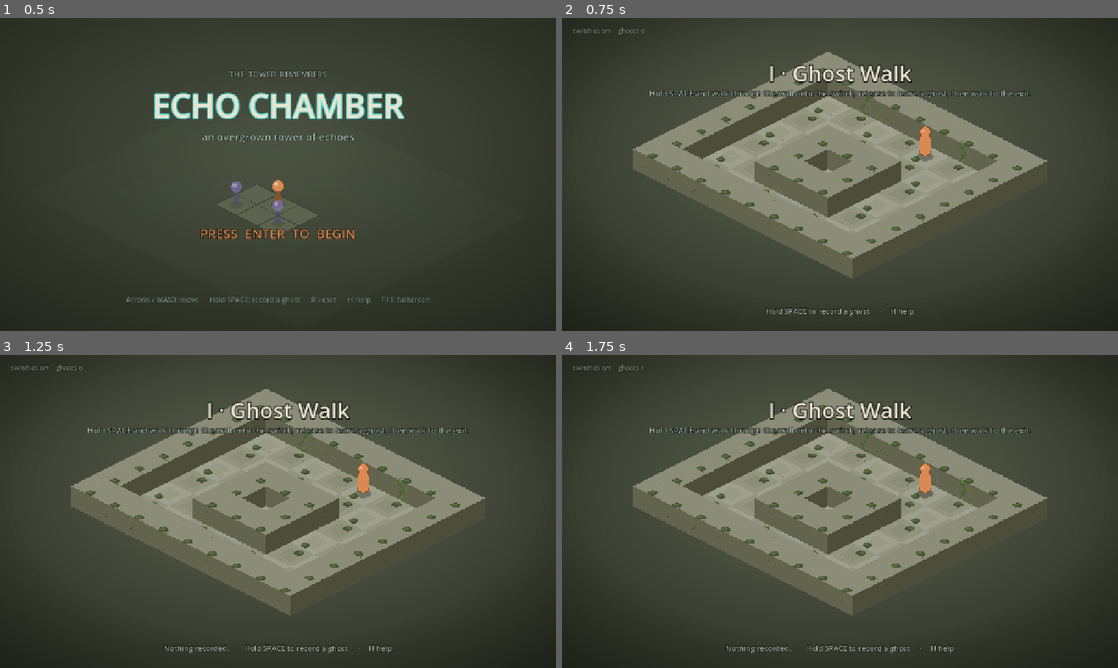
Above: before the commit, frames 1-4 (two rows, left to right).
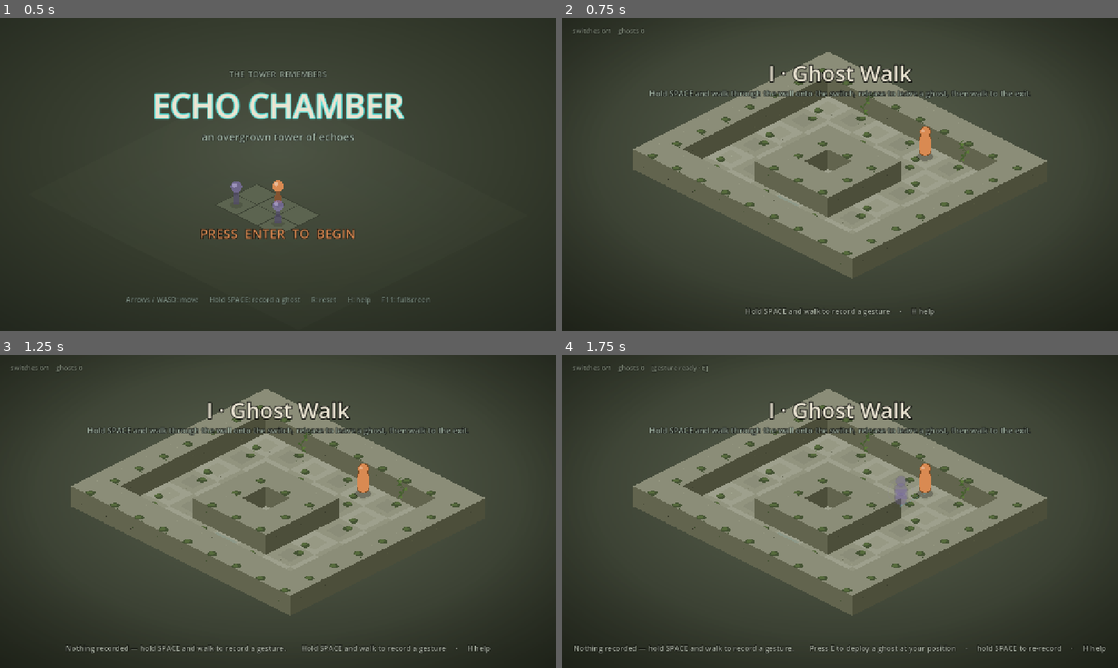
Above: after the commit, the same moments.

Repository: Hkattelu/echo-chamber
Game: Godot game, scene res://start_screen.tscn
The game is run twice, just before and just after one commit, with the same random seed, the same clock (stepped at 60 frames per second) and the same inputs.
Inputs (mouse positions are in pixels of both pictures, inside the frame that each line leads up to):
- Up to frame 1 (0.5 s): no input
- Up to frame 2 (0.75 s): tap Enter at 0.5 s; move the mouse to (962, 158) at 0.52 s; hold Right from 0.53 s (still down); tap E at 0.6 s; click (962, 158) at 0.67 s
- Up to frame 3 (1.25 s): keep holding Right; tap Space at 0.77 s
- Up to frame 4 (1.75 s): tap Space at 1.25, 1.52 s; move the mouse to (728, 527) at 1.27 s; release Right at 1.28 s; hold Down from 1.28 s (still down); tap E at 1.35 s; click (728, 527) at 1.42 s

Frame 1 is identical in both runs. In frame 2, 0.3% of the frame differs, in the area x 33-67%, y 92-96%; in frame 3, 0.7%; in frame 4, 0.9%, in the area x 2-98%, y 3-96%.

Commit message:
Decouple record from deploy: record banks a clipboard, E deploys a ghost
RECORD (hold SPACE) now only banks the recorded walk into a reusable
clipboard (gesture_deltas) as relative deltas and snaps you back — it no
longer spawns a ghost. A new DEPLOY key (E) stamps a ghost at the player's
CURRENT cell tracing the clipboard shape from there; deploying does not
consume the clipboard, so you can stamp the same shape from many spots, and
re-recording replaces it. This fixes the prior no-op feel where record+bank+
deploy all happened at the same instant (anchor always == record start).

- gesture_deltas clipboard var; _end_record fills it (no echoes append);
  new _deploy() appends {anchor=player_cell, deltas=dup, start_tick=tick}.
- E wired into _unhandled_key_input (PLAY only); no clash with WASD/etc.
- Clipboard persists across death/reset, cleared only on load_level.
- HUD/help teach the two-step model; "gesture ready" status + E hint.
- Faint deploy preview (dotted shape + ghost silhouette) at current cell.
- All 4 levels re-verified solvable under the new model via headless harness;
  multi-switch levels stamp ONE recorded shape from several positions (no
  layout changes needed). CLAUDE.md updated to match (now canonical).

Co-Authored-By: Claude Opus 4.7 <noreply@anthropic.com>

Diff:
--- a/scripts/Main.gd
+++ b/scripts/Main.gd
@@ -2,11 +2,17 @@
 ## ECHO CHAMBER — 2D isometric temporal-puzzle prototype.
 ## Worn overgrown-tower look; "motion record" mechanic.
 ##
-## Turn-based, deterministic lockstep. HOLD SPACE to record a ghost: while held you walk
-## (through walls — you are phasing), each step recorded. RELEASE to bank the ghost and snap
-## back to start; it replays your exact path in lockstep with your future moves. Stack ghosts
-## to hold switches simultaneously; the exit opens when all switches are held — then walk onto
-## it. When NOT recording you are solid: walls block you and spike pits kill you.
+## Turn-based, deterministic lockstep. Two-step "record then deploy" model:
+##   1. HOLD SPACE to RECORD a gesture: while held you walk (through walls — you are phasing),
+##      each step recorded as a relative shape. RELEASE to BANK that shape into a reusable
+##      clipboard (gesture_deltas) and snap back — this does NOT spawn a ghost. Re-recording
+##      replaces the clipboard.
+##   2. Walk anywhere, then press E (deploy/echo) to STAMP a ghost at your CURRENT cell that
+##      traces the recorded shape from there. Deploying does NOT consume the clipboard — stamp
+##      the same shape from as many positions as you like.
+## Ghosts replay in lockstep with your future moves and freeze on their last step (holding a
+## switch). Stack ghosts to hold switches simultaneously; the exit opens when all switches are
+## held — then walk onto it. When NOT recording you are solid: walls block, spike pits kill.
 
 # ---- Tunable game-feel knobs ----
 @export var tile_w: int = 112
@@ -146,6 +152,9 @@
 var player_cell := Vector2i.ZERO
 var rec_anchor := Vector2i.ZERO   # cell where the player pressed SPACE to start recording
 var current_path: Array = []
+var gesture_deltas: Array = []    # CLIPBOARD: last recorded gesture as relative deltas (deltas[0]==(0,0)).
+                                  # Empty = nothing recorded. Filled on release SPACE, stamped by _deploy().
+                                  # Persists across death/reset; cleared only on load_level (a fresh level).
 var echoes: Array = []
 var pressed_plates := {}
 var exit_open := false
@@ -255,7 +264,7 @@
   help = _mklabel(cl, 16, Color("d7e2d0"), 5, HORIZONTAL_ALIGNMENT_LEFT)
   help.position = Vector2(24, 52); help.size = Vector2(720, 200)
   help.visible = false
-  help.text = "CONTROLS\nMove: Arrows / WASD\nHold SPACE: record a ghost (walk through walls) — release to bank it\nR / T: reset level    N: next (after solving)\nF11: fullscreen    Esc: title    H: hide help"
+  help.text = "CONTROLS\nMove: Arrows / WASD\nHold SPACE: record a gesture (walk through walls) — release to bank it as a reusable shape\nE: deploy — stamp a ghost at your position that traces the banked gesture (stamp from anywhere, as often as you like)\nRe-record (hold SPACE again) to replace the banked gesture.\nR / T: reset level    N: next (after solving)\nF11: fullscreen    Esc: title    H: hide help"
   banner = _mklabel(cl, 38, Color("ffe9a8"), 8, HORIZONTAL_ALIGNMENT_CENTER)
   banner.position = Vector2(0, 300); banner.size = Vector2(1280, 60)
   banner.visible = false
@@ -306,6 +315,7 @@
   var vp := get_viewport_rect().size
   board_offset = vp * 0.5 - raw + Vector2(0, -wall_height * 0.5 + 24)
   echoes.clear()
+  gesture_deltas.clear()   # fresh level: forget the recorded gesture (it persists across death, NOT load)
   _restart_attempt()
   _show_title()
 
@@ -354,23 +364,37 @@
   _update_hud()
 
 func _end_record() -> void:
+  # RECORD now only BANKS a reusable clipboard shape — it does NOT spawn a ghost. The recorded
+  # cells are stored as RELATIVE deltas from rec_anchor (deltas[0] == (0,0)). Later, _deploy()
+  # stamps a ghost at the player's current cell that traces these deltas from there. So the same
+  # shape can be stamped from many positions, and re-recording replaces the clipboard.
   if current_path.size() > 1:
-    # Store the gesture as a RELATIVE shape: deltas from the cell it was recorded at.
-    # The ghost is anchored to the player's CURRENT cell (rec_anchor = where you stand
-    # right now) and traces deltas[] from there. Recording the same gesture from a
-    # different spot lands the ghost in a different place — anchor + deltas, not fixed
-    # world cells. start_tick = current tick so the ghost starts at the anchor right now
-    # and advances one step per player action, freezing on its last delta.
     var deltas: Array = []
     for c in current_path:
       deltas.append((c as Vector2i) - rec_anchor)
-    echoes.append({"anchor": rec_anchor, "deltas": deltas, "start_tick": tick})
-    message = "Ghost %d recorded." % echoes.size()
+    gesture_deltas = deltas
+    message = "Gesture banked (%d steps). Walk somewhere, press E to deploy." % (deltas.size() - 1)
   else:
-    message = "Nothing recorded."
-  # Snap player back to where they were when they pressed SPACE — no level reset.
+    message = "Nothing recorded — hold SPACE and walk to record a gesture."
+  # Snap player back to where they were when they pressed SPACE — no level reset, no ghost.
   player_cell = rec_anchor
   mode = Mode.PLAY
+  _snap_positions()
+  _update_state()
+  _update_hud()
+
+func _deploy() -> void:
+  # STAMP a ghost at the player's CURRENT cell tracing the banked clipboard shape from here.
+  # anchor = player_cell (where you stand now), deltas = the clipboard (copied so re-recording
+  # later can't mutate already-deployed ghosts), start_tick = tick so the ghost spawns under you
+  # this instant and advances one delta per future player action, freezing on its last delta.
+  # Does NOT consume the clipboard — stamp the same shape from as many spots as you like.
+  if gesture_deltas.size() < 2:
+    message = "Nothing recorded yet — hold SPACE and walk to record a gesture first."
+    _update_hud()
+    return
+  echoes.append({"anchor": player_cell, "deltas": gesture_deltas.duplicate(), "start_tick": tick})
+  message = "Ghost %d deployed." % echoes.size()
   _snap_positions()
   _update_state()
   _update_hud()
@@ -417,6 +441,9 @@
       get_tree().change_scene_to_file("res://start_screen.tscn"); return
   if won or busy:
     return
+  # E = deploy/echo: stamp a ghost of the banked gesture at the player's current cell.
+  if k == KEY_E and mode == Mode.PLAY:
+    _deploy(); return
   match k:
     KEY_UP, KEY_W: _move(Vector2i(0, -1))
     KEY_RIGHT, KEY_D: _move(Vector2i(1, 0))
@@ -685,24 +712,48 @@
     _draw_trace(abs_path, Color(C_GHOST.r, C_GHOST.g, C_GHOST.b, 0.24), 2.0)
   if mode == Mode.RECORD and current_path.size() > 1:
     _draw_trace(current_path, Color(C_GHOST.r, C_GHOST.g, C_GHOST.b, 0.9), 3.0)
+  elif mode == Mode.PLAY and not won and gesture_deltas.size() >= 2:
+    _draw_deploy_preview()
+
+func _draw_deploy_preview() -> void:
+  # Faint preview of where a deploy (E) would land: dotted shape anchored at the player's
+  # CURRENT cell, plus a translucent ghost outline on its last delta (where the ghost freezes).
+  var preview: Array = []
+  for d in gesture_deltas:
+    preview.append(player_cell + (d as Vector2i))
+  _draw_trace(preview, Color(C_PHASE_RING.r, C_PHASE_RING.g, C_PHASE_RING.b, 0.30), 2.0)
+  var landing: Vector2i = preview[preview.size() - 1]
+  var lp := _surface(landing)
+  # Reuse the ghost silhouette at low alpha so the player can read the resting pose.
+  var ga := echo_alpha
+  echo_alpha = 0.20
+  _draw_pawn(lp, 2)
+  echo_alpha = ga
 
 # ---- Minimal HUD ----
 func _update_hud() -> void:
+  var has_gesture := gesture_deltas.size() >= 2
   if plates.size() > 0:
     var pc := 0
     for p in plates:
       if pressed_plates.get(p, false):
         pc += 1
     status.text = "switches %d/%d    ghosts %d" % [pc, plates.size(), echoes.size()]
+    if has_gesture:
+      status.text += "    [gesture ready · E]"
     status.visible = true
   else:
     status.text = "ghosts %d" % echoes.size()
-    status.visible = echoes.size() > 0
+    if has_gesture:
+      status.text += "    [gesture ready · E]"
+    status.visible = echoes.size() > 0 or has_gesture
   var base := ""
   if mode == Mode.RECORD:
-    base = "● RECORDING  —  walk through walls  ·  release SPACE to leave a ghost"
+    base = "● RECORDING  —  walk through walls  ·  release SPACE to bank the gesture"
+  elif has_gesture:
+    base = "Press E to deploy a ghost at your position     ·     hold SPACE to re-record     ·     H help"
   else:
-    base = "Hold SPACE to record a ghost     ·     H help"
+    base = "Hold SPACE and walk to record a gesture     ·     H help"
   if message != "":
     base = message + "        " + base
   prompt.text = base
Not shown, changed: CLAUDE.md
